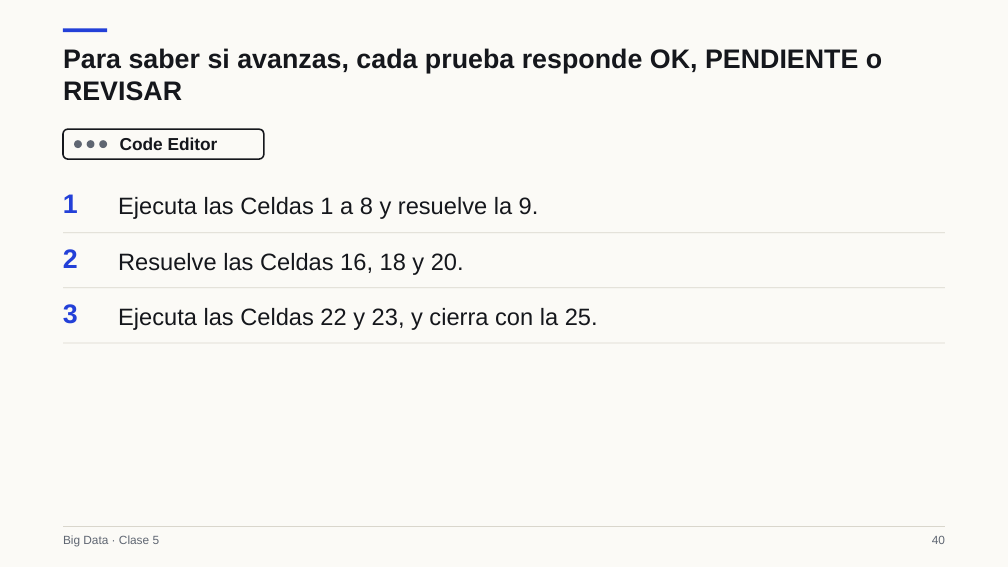
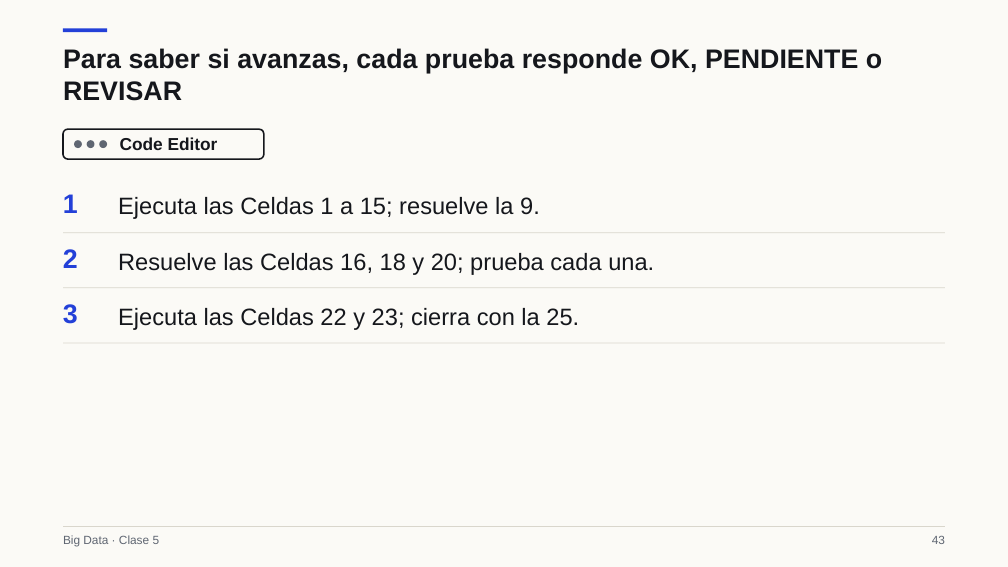
Before and after one commit to Apaezc/bigdata-udem-2026, a slide deck: slide 43 of curso/clase05/deck/slides.pptx (slide 40 before the commit). Drawn at 1008x567 pixels with LibreOffice and Linux fonts; fonts in the diff are those of the drawing. Boxes give left, top, right and bottom in pixels: in the first picture for what was removed or moved away, otherwise in the second. Text is boxed around its words. In the diff, an @@ line names an element or a change of style, - is before the commit and + after.

```diff
--- a/curso/clase05/deck/slides.pptx
+++ b/curso/clase05/deck/slides.pptx
@@ text at (x1=118, y1=197, x2=540, y2=219): text changed @@
-Ejecuta las Celdas 1 a 8 y resuelve la 9.
+Ejecuta las Celdas 1 a 15; resuelve la 9.
@@ text at (x1=118, y1=253, x2=654, y2=275): text changed @@
-Resuelve las Celdas 16, 18 y 20.
+Resuelve las Celdas 16, 18 y 20; prueba cada una.
@@ text at (x1=118, y1=308, x2=579, y2=330): text changed @@
-Ejecuta las Celdas 22 y 23, y cierra con la 25.
+Ejecuta las Celdas 22 y 23; cierra con la 25.
@@ text at (x1=932, y1=536, x2=945, y2=544): text changed @@
-40
+43
```
Also in this commit, not shown: 38 other slides changed, 3 slides added, 5 other files.
